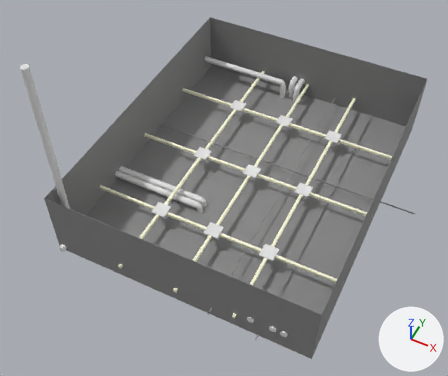
A saved change to the Blender file Assets/Objects/Models/BLEND/Tetto v2.blend.
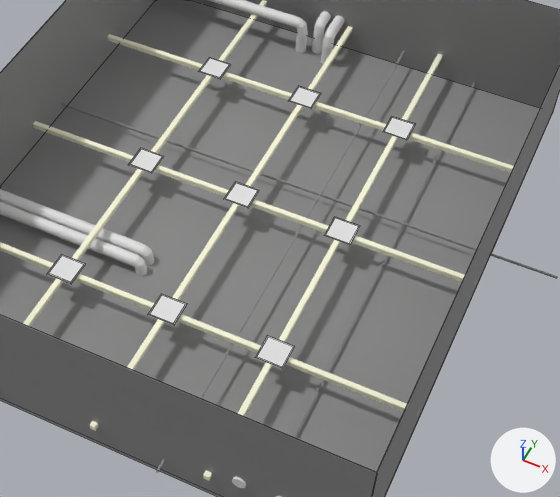
Each version appears first whole from a 50 mm lens placed at (5.97, -14.18, 16.86), pointed at (-0.09, -2.05, 1.7), and next in a close-up on the part from 28% to 93% of the width and 19% to 87% of the height. The lights are fixed; the arrows at lower right show +X, +Y and +Z. The close-ups show mesh edges as thin lines.

Script lines for the objects in view, before the commit:
```python
me_cube_007 = bpy.data.meshes.new('Cube.007')
me_cube_007.from_pydata(...)  # a box spanning x -1.0..1.0, y -1.0..1.0, z -1.0..1.0
me_cube_007.materials.append(mat_bianco)  # white #ffffe0
me_cube_009 = bpy.data.meshes.new('Cube.009')
me_cube_009.from_pydata(...)  # a box spanning x -1.0..1.0, y -1.0..1.0, z -1.0..1.0
me_cube_009.materials.append(mat_grigio)  # grey #8b8b8b
me_cube_010 = bpy.data.meshes.new('Cube.010')
me_cube_010.from_pydata(...)  # 108 vertices, 90 faces; spans x -0.25..4.25, y -6.25..0.25, z -0.01..0.01
ob_lampade = bpy.data.objects.new('Lampade', me_cube_010)
ob_lampade.location = (2.0, 3.0, 0.61)
ob_lampade.rotation_euler = (0.0, 3.142, 0.0)  # degrees (0, 180, 0)
ob_trave_006 = bpy.data.objects.new('Trave.006', me_cube_007)
ob_trave_006.location = (2.0, 0.0, 0.55)
ob_trave_006.rotation_euler = (0.0, 0.0, 1.571)  # degrees (0, 0, 90)
ob_trave_006.scale = (5.6, 0.05, 0.05)
ob_trave_piccola_003 = bpy.data.objects.new('Trave piccola.003', me_cube_009)
ob_trave_piccola_003.location = (-0.01, 1.01, 0.22)
ob_trave_piccola_003.rotation_euler = (0.0, 0.0, 3.142)  # degrees (0, 0, 180)
ob_trave_piccola_003.scale = (5.77, 0.0173, 0.0173)
# also in view: 'Trave.001' at (0.0, 0.0, 0.5); 'Trave.002' at (0.0, -3.0, 0.5); 'Trave piccola.001' at (1.23, 0.0, 0.38); 'Tubo.004' at (-2.78, -2.01, -0.05); 'Trave piccola.002' at (2.82, 0.0, 0.11)
```
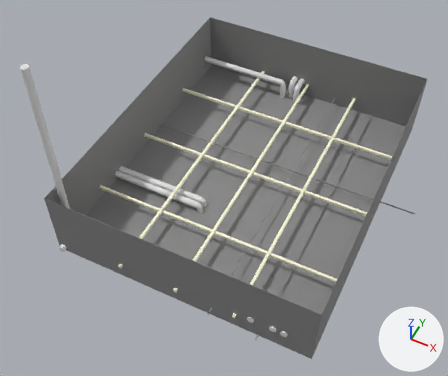
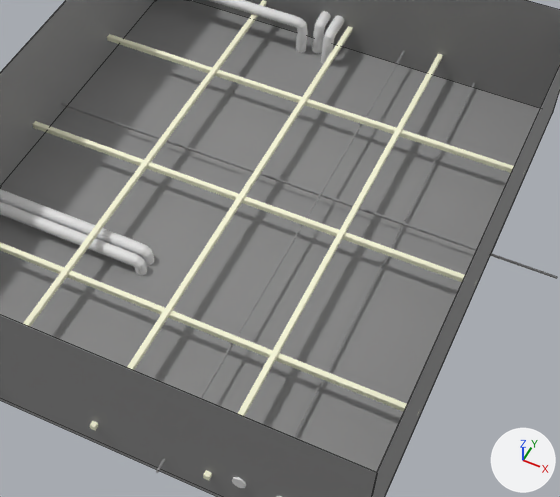
What the commit changed:
Object 'Lampade' (ob_lampade) is deleted.

Location of each change, (x1, y1, x2, y2) in pixels of the close-ups (560 x 497 px):
'Lampade', deleted
    before: (47, 57, 416, 369)
